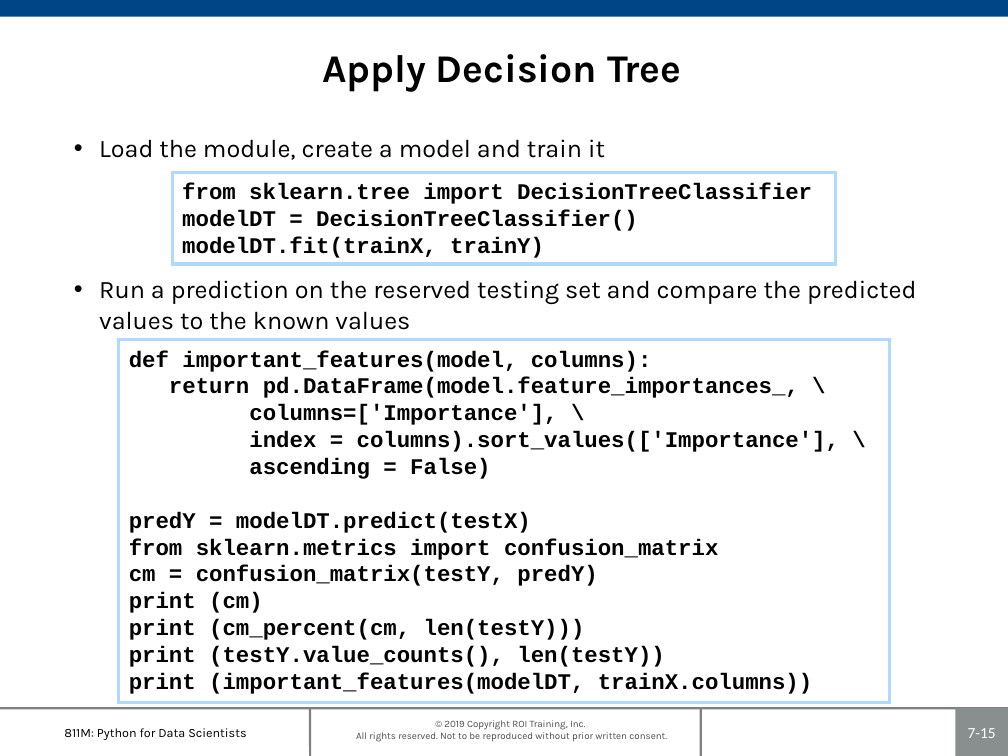
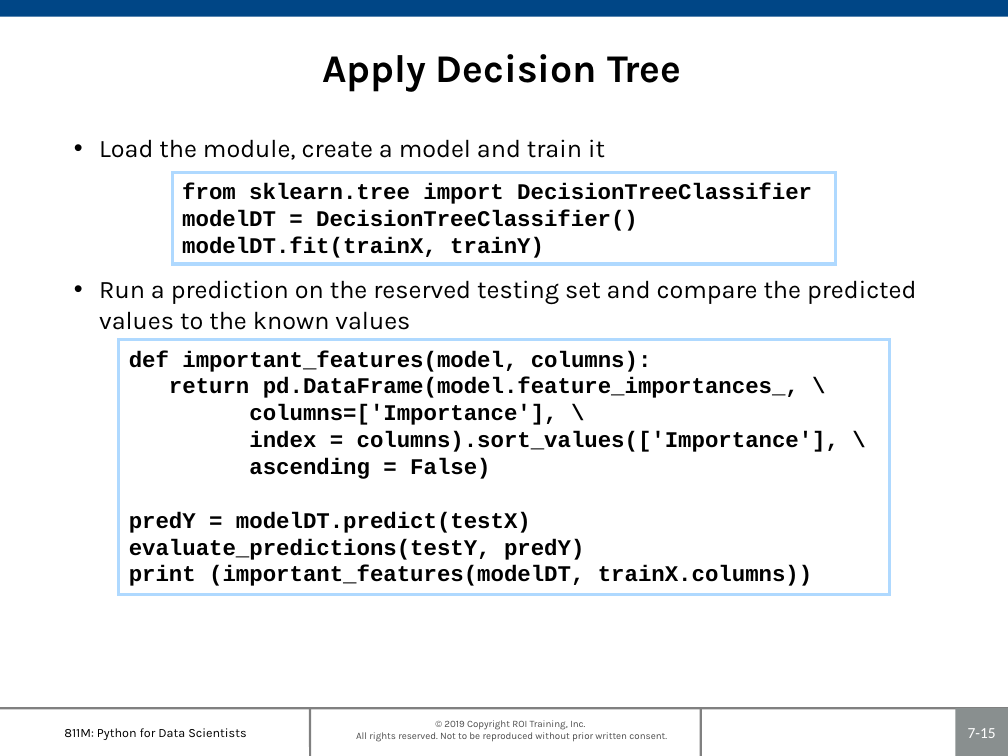
Before and after one commit to roitraining/PythonProgram, a slide deck: slide 15 of Day7-ClassificationAnalysis/Ch07-ClassificationModels.pptx. Drawn at 1008x756 pixels with LibreOffice and Linux fonts; fonts in the diff are those of the drawing; background and template pictures are left out. Boxes give left, top, right and bottom in pixels: in the first picture for what was removed or moved away, otherwise in the second. Text is boxed around its words. In the diff, an @@ line names an element or a change of style, - is before the commit and + after.

```diff
--- a/Day7-ClassificationAnalysis/Ch07-ClassificationModels.pptx
+++ b/Day7-ClassificationAnalysis/Ch07-ClassificationModels.pptx
@@ rectangle "def important_features(model, columns):": place and size @@
-rectangle "def important_features(model, columns):" at bbox=[119, 340, 889, 703]
+rectangle "def important_features(model, columns):" at bbox=[119, 340, 889, 594]
@@ text in rectangle at bbox=[129, 538, 584, 560]: text changed @@
-from sklearn.metrics import confusion_matrix
-cm = confusion_matrix(testY, predY)
-print (cm)
-print (cm_percent(cm, len(testY)))
-print (testY.value_counts(), len(testY))
+evaluate_predictions(testY, predY)
```
Also in this commit, not shown: 6 other slides changed.
